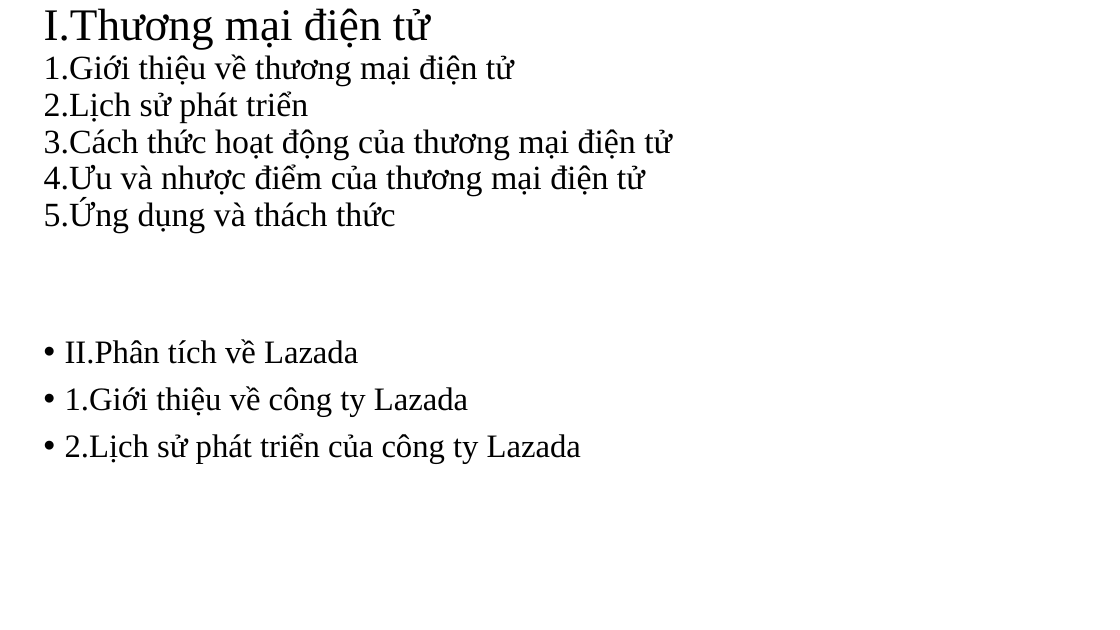
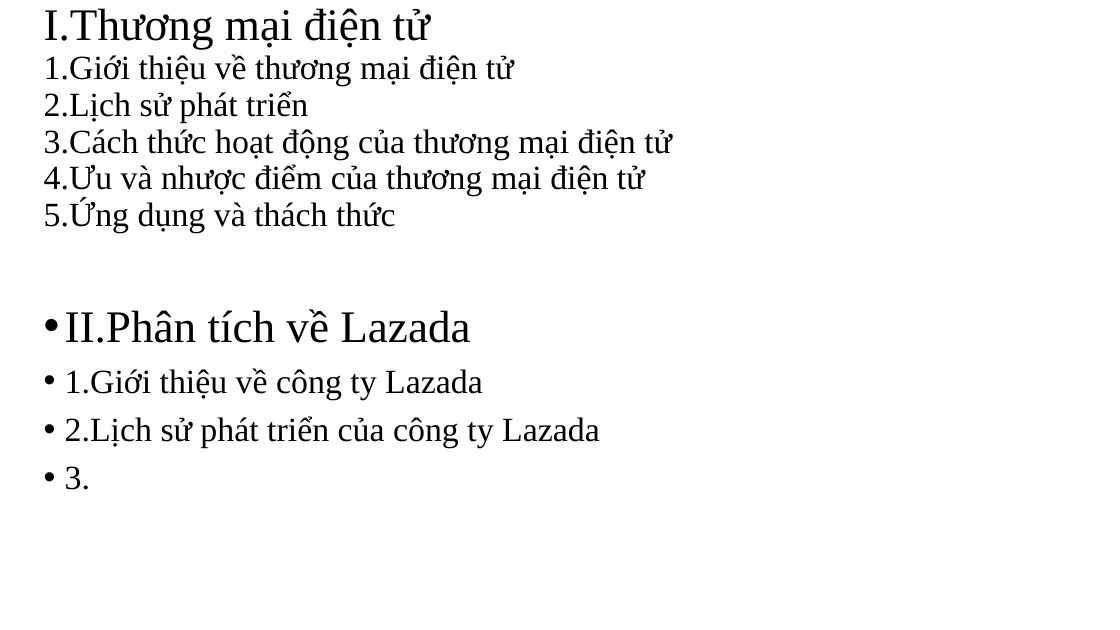
Before and after one commit to Nguyen12345tt/Baitap, a slide deck: slide 4 of Nhập môn CNTT/TMĐT Nguyễn Thành Nguyên.pptx. Drawn at 1120x630 pixels with LibreOffice and Linux fonts; fonts in the diff are those of the drawing. Boxes give left, top, right and bottom in pixels: in the first picture for what was removed or moved away, otherwise in the second. Text is boxed around its words. In the diff, an @@ line names an element or a change of style, - is before the commit and + after.

```diff
--- a/Nhập môn CNTT/TMĐT Nguyễn Thành Nguyên.pptx
+++ b/Nhập môn CNTT/TMĐT Nguyễn Thành Nguyên.pptx
@@ subtitle at bbox=[65, 309, 600, 447]: size 23.1 to 32 pt in "II.Phân tích về Lazada"; size 23.1 to 24 pt in "1.Giới thiệu về công ty Lazada", "2.Lịch sử phát triển của công ty ..." @@
@@ subtitle at bbox=[65, 466, 90, 490]: paragraph added @@
+• 3.
```
Also in this commit, not shown: 1 other slide changed, 1 slide added, 1 slide removed, 9 other files.
